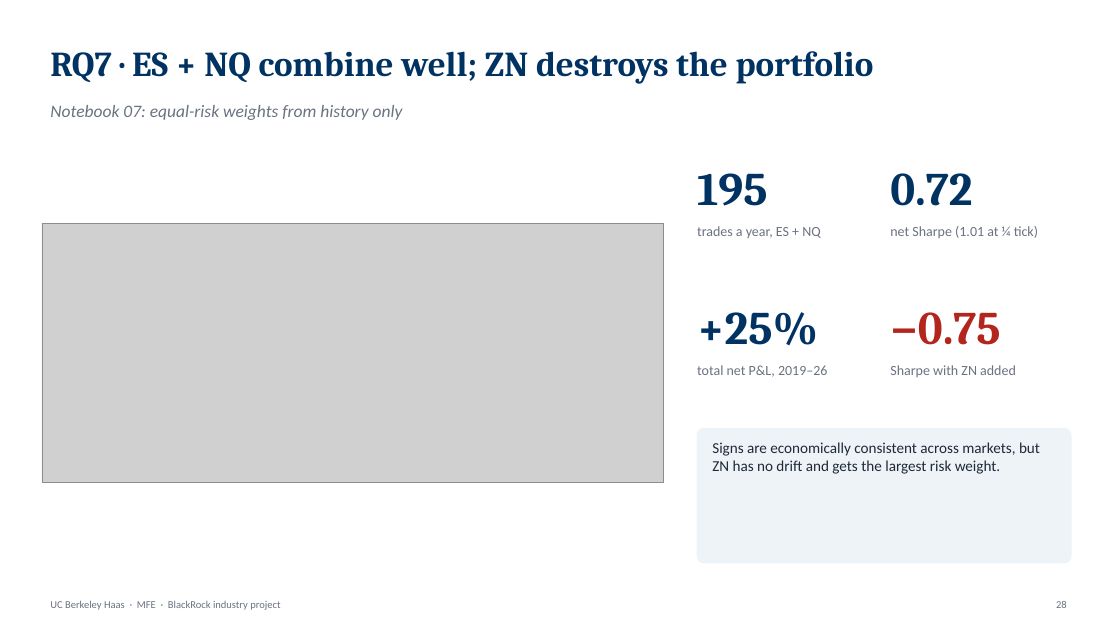
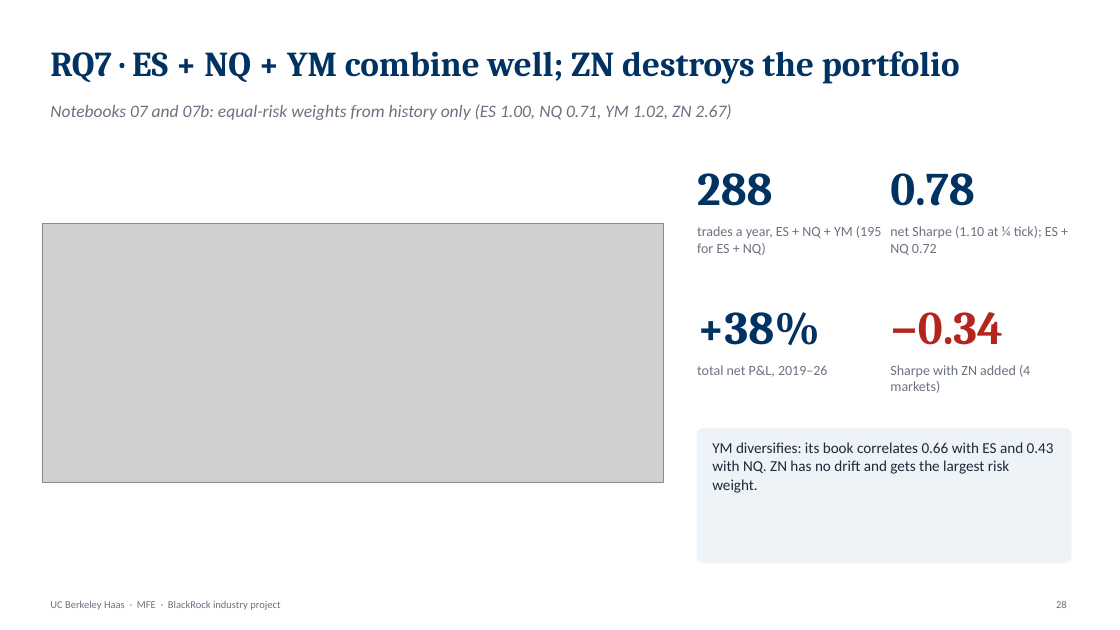
Before and after one commit to rezazamani2329/BlackRock-Project-State-Dependent-Intraday-Response-of-S-P-500-Futures-to-Macroeconomic-Surprises, a slide deck: slide 28 of Reza_BlackRock_presentation.pptx. Drawn at 1120x630 pixels with LibreOffice and Linux fonts; fonts in the diff are those of the drawing; grey boxes stand for pictures. Boxes give left, top, right and bottom in pixels: in the first picture for what was removed or moved away, otherwise in the second. Text is boxed around its words. In the diff, an @@ line names an element or a change of style, - is before the commit and + after.

```diff
--- a/Reza_BlackRock_presentation.pptx
+++ b/Reza_BlackRock_presentation.pptx
@@ text at [50,51,960,84]: text changed @@
-RQ7 · ES + NQ combine well; ZN destroys the portfolio
+RQ7 · ES + NQ + YM combine well; ZN destroys the portfolio
@@ text at [50,104,731,120]: text changed @@
-Notebook 07: equal-risk weights from history only
+Notebooks 07 and 07b: equal-risk weights from history only (ES 1.00, NQ 0.71, YM 1.02, ZN 2.67)
@@ text at [697,173,773,206]: text changed @@
-195
+288
@@ text at [890,173,975,206]: text changed @@
-0.72
+0.78
@@ text at [697,226,881,255]: text changed @@
-trades a year, ES + NQ
+trades a year, ES + NQ + YM (195 for ES + NQ)
@@ text at [890,226,1058,255]: text changed @@
-net Sharpe (1.01 at ¼ tick)
+net Sharpe (1.10 at ¼ tick); ES + NQ 0.72
@@ text at [697,312,820,345]: text changed @@
-+25%
++38%
@@ text at [890,312,1003,345]: text changed @@
-−0.75
+−0.34
@@ text at [890,365,1030,393]: text changed @@
-Sharpe with ZN added
+Sharpe with ZN added (4 markets)
@@ text at [712,442,1054,493]: text changed @@
-Signs are economically consistent across markets, but ZN has no drift and gets the largest risk weight.
+YM diversifies: its book correlates 0.66 with ES and 0.43 with NQ. ZN has no drift and gets the largest risk weight.
```
Also in this commit, not shown: 31 other slides changed, 4 other files.
